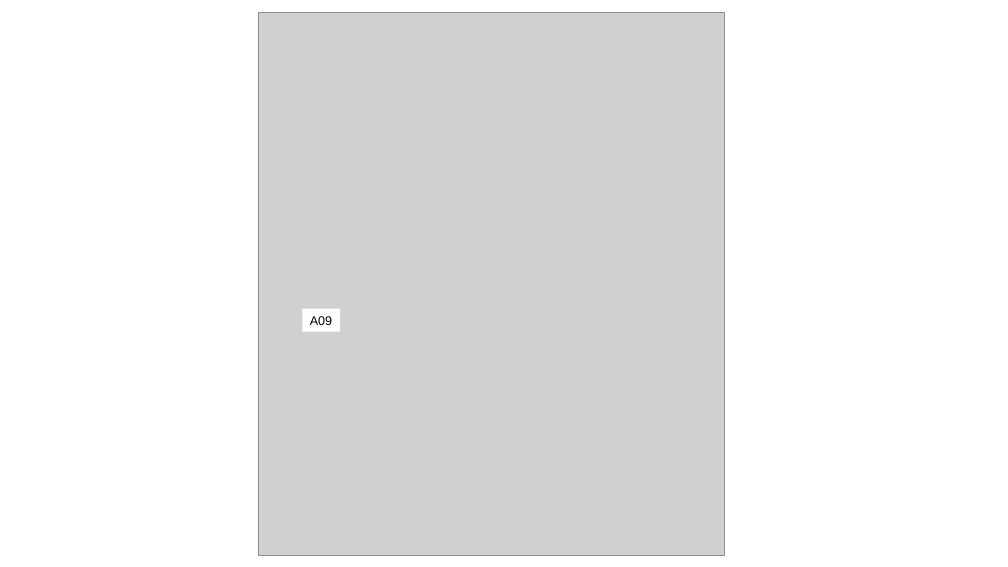
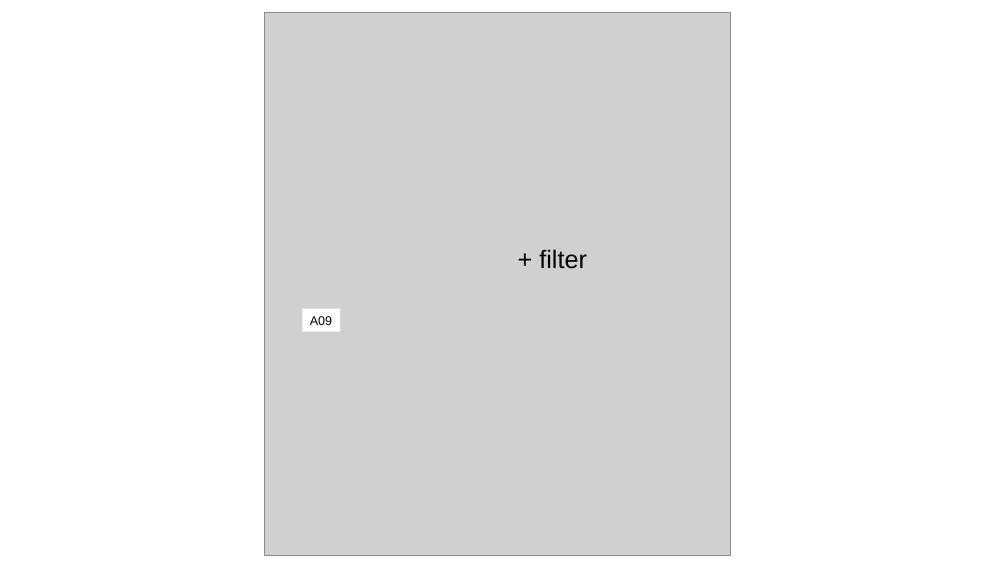
Before and after one commit to RHIT-CSSE/csse304, a slide deck: slide 4 of ClassMaterials/ListRecur/11-LCsyntax.pptx. Drawn at 1008x567 pixels with LibreOffice and Linux fonts; fonts in the diff are those of the drawing; grey boxes stand for pictures; background and template pictures are left out. Boxes give left, top, right and bottom in pixels: in the first picture for what was removed or moved away, otherwise in the second. Text is boxed around its words. In the diff, an @@ line names an element or a change of style, - is before the commit and + after.

```diff
--- a/ClassMaterials/ListRecur/11-LCsyntax.pptx
+++ b/ClassMaterials/ListRecur/11-LCsyntax.pptx
@@ picture: place and size @@
-picture at (259,13,725,556)
+picture at (265,12,731,555)
@@ text added at (539,249,587,269), 24 pt, text #000000 @@
++ filter
```
Also in this commit, not shown: 1 other slide changed, 1 other file.
